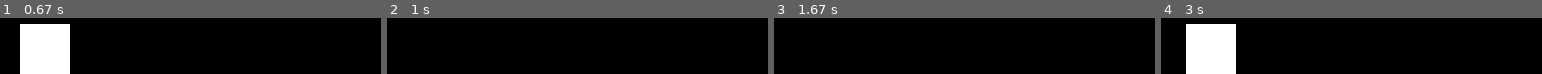
Above: before the commit, frames 1-4 (left to right).
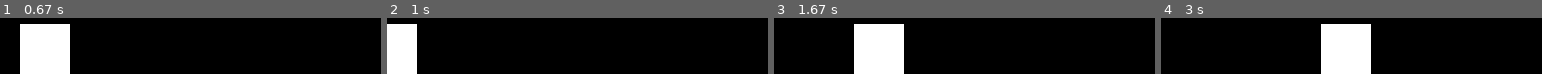
Above: after the commit, the same moments.

Repository: colgoo21/AWESOMENESS
Game: pygame game, started from Cole_Demo3.py
Two runs of this game, one before a commit and one after it. Both use one fixed random seed, a clock stepped at 60 frames per second and the inputs below.
Inputs:
- Up to frame 1 (0.67 s): hold Left from 0.33 s (still down)
- Up to frame 2 (1 s): release Left at 0.87 s; hold Left from 0.9 s (still down)
- Up to frame 3 (1.67 s): release Left at 1.3 s; hold Right from 1.33 s (still down)
- Up to frame 4 (3 s): release Right at 1.97 s; hold Left 2-2.47 s; hold Right 2.5-2.97 s

Frame 1 is identical in both runs. In frame 2, 7.0% of the frame differs, in the area x 0-8%, y 10-100%; in frame 3, 12%; in frame 4, 23%, in the area x 6-56%, y 10-100%.

Commit message:
you don't want to go off the game board

Diff:
--- a/Cole_Demo3.py
+++ b/Cole_Demo3.py
@@ -30,6 +30,10 @@
 gameloop = True
 while gameloop:
     for event in pygame.event.get():
+        if player.x <= 0:
+            player.x = 0
+        if player.x >= 750:
+            player.x = 750
         if event.type == pygame.QUIT:
             gameloop = False
         if event.type == pygame.KEYDOWN:
